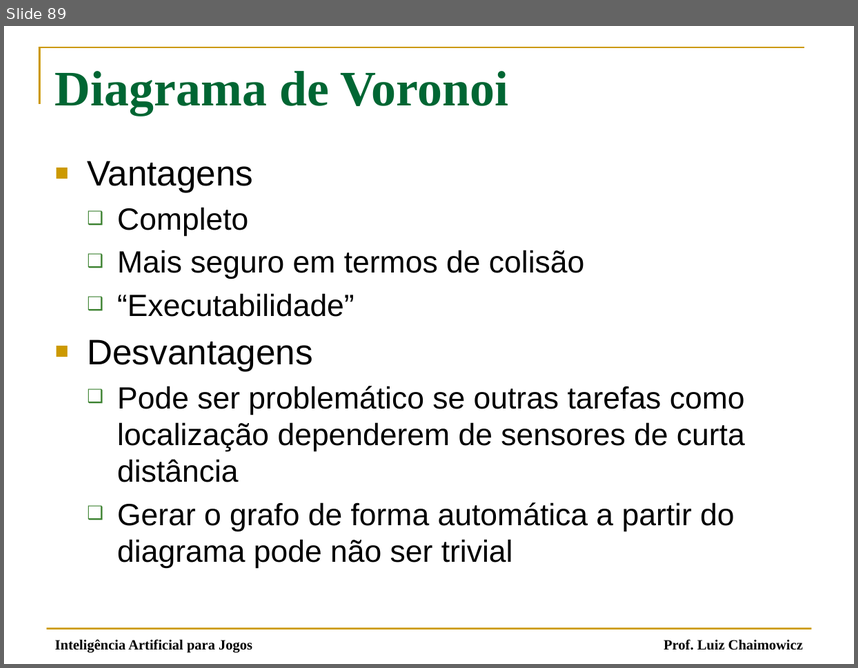
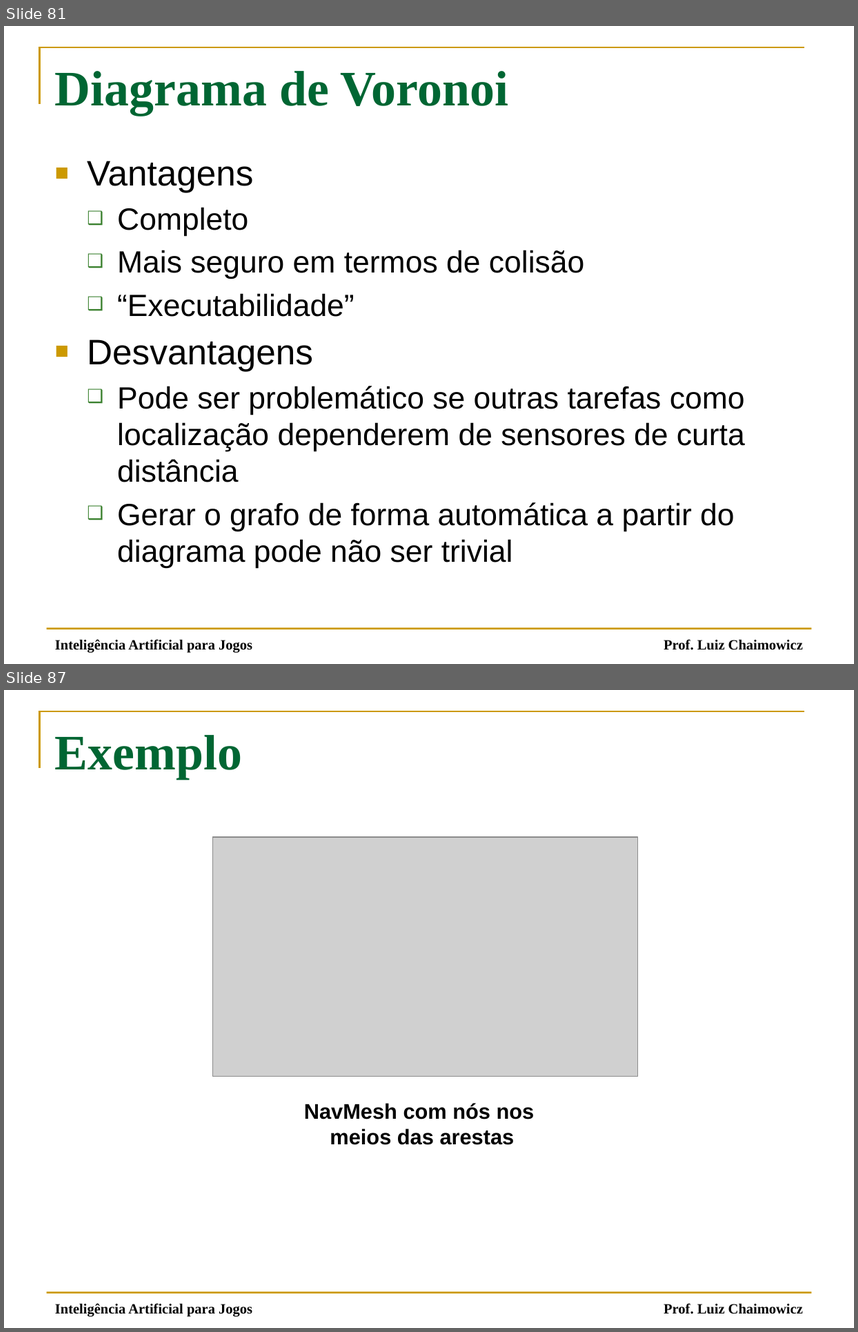
Before and after one commit to fegemo/cefet-games, a slide deck: attachments/IA 03 - Movimentação Simples.pptx. Shown one above the other, each under a label of ours: slide 89 before the commit, slides 81 and 87 after it; the slides between them are not shown. The pictures are 858x668 and 858x1332 pixels, drawn with LibreOffice and Linux fonts; fonts in the diff are those of the drawing; grey boxes stand for pictures. Boxes give left, top, right and bottom in pixels: in the first picture for what was removed or moved away, otherwise in the second. Text is boxed around its words. In the diff, an @@ line names an element or a change of style, - is before the commit and + after.

```diff
--- a/attachments/IA 03 - Movimentação Simples.pptx
+++ b/attachments/IA 03 - Movimentação Simples.pptx
@@ slide 87 added at bbox=[4, 690, 854, 1328], background #FFFFFF; not listed: 3 template elements that a slide beside it also shows @@
@@ title added at bbox=[55, 735, 242, 779], 42 pt, text #006633, bold @@
+Exemplo
@@ picture added at bbox=[212, 837, 637, 1076] @@
@@ text added at bbox=[304, 1103, 535, 1145], 18 pt, text #000000, bold @@
+NavMesh com nós nos
+meios das arestas
@@ text added at bbox=[55, 1303, 252, 1317], 12 pt, text #000000 @@
+Inteligência Artificial para Jogos
@@ what was slide 89 is now slide 81 @@
```
Also in this commit, not shown: 8 slides changed, 3 other slides added, 37 slides removed, 1 other file.
